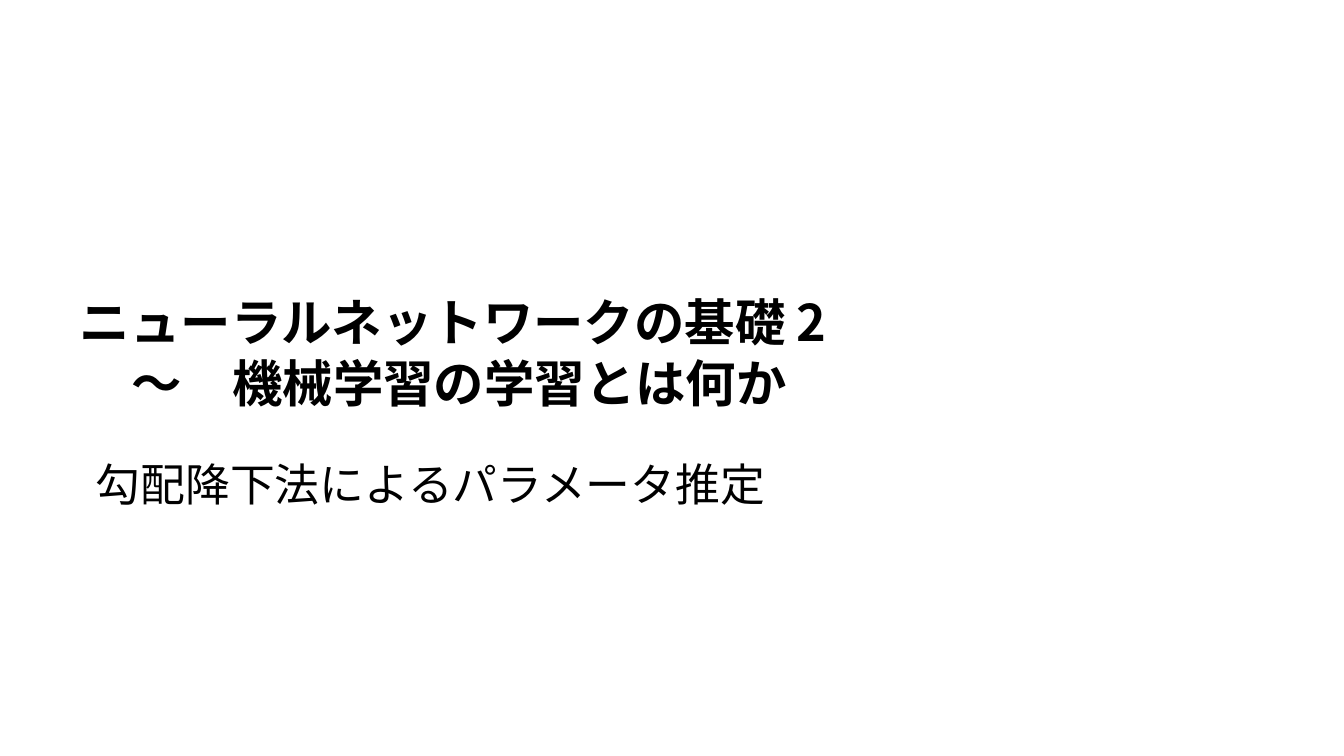
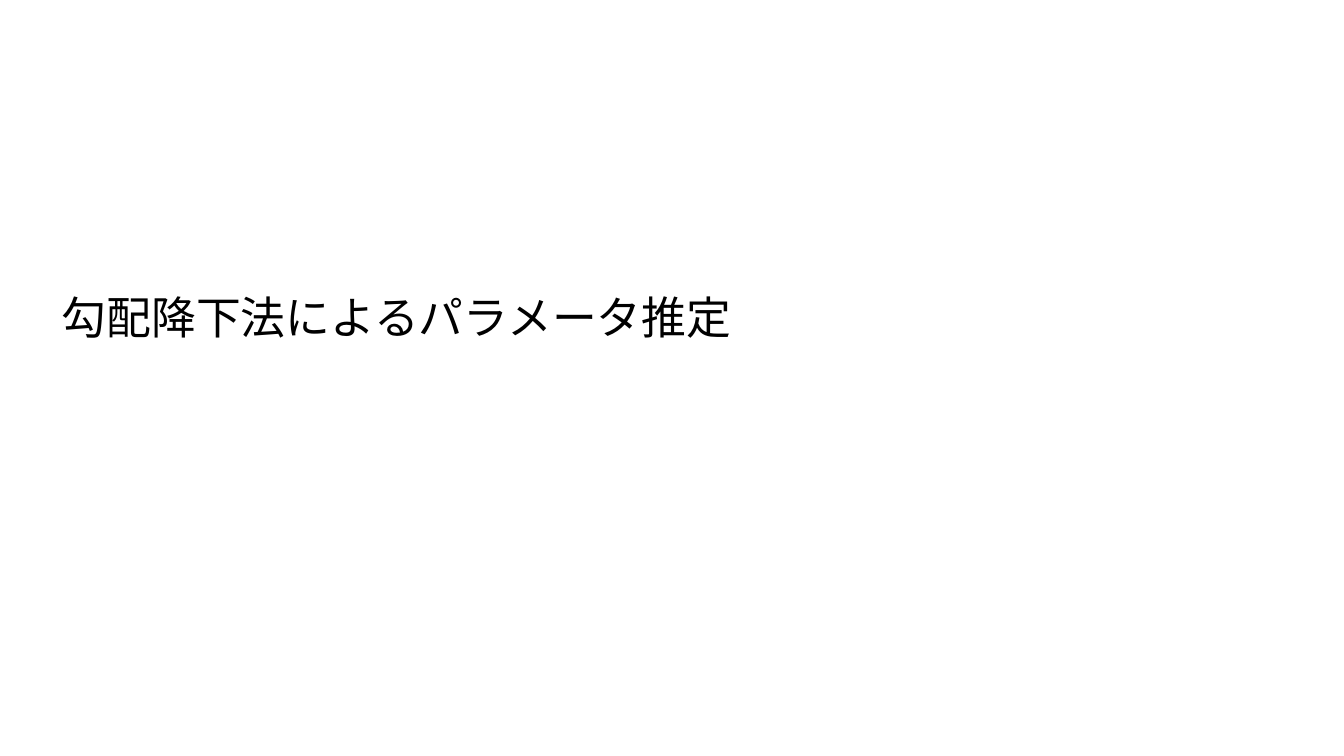
Before and after one commit to ueharaLab/python_intro5_condition, a slide deck: slide 1 of 勾配降下法.pptx. Drawn at 1344x756 pixels with LibreOffice and Linux fonts; fonts in the diff are those of the drawing. Boxes give left, top, right and bottom in pixels: in the first picture for what was removed or moved away, otherwise in the second. Text is boxed around its words. In the diff, an @@ line names an element or a change of style, - is before the commit and + after.

Commit message:
625

```diff
--- a/勾配降下法.pptx
+++ b/勾配降下法.pptx
@@ text "勾配降下法によるパラメータ推定": place and size @@
-text "勾配降下法によるパラメータ推定" at <box>96,463,766,505</box>
+text "勾配降下法によるパラメータ推定" at <box>62,296,732,338</box>
@@ text removed at <box>80,298,827,407</box> @@
-ニューラルネットワークの基礎 2
-～ 機械学習の学習とは何か
```
